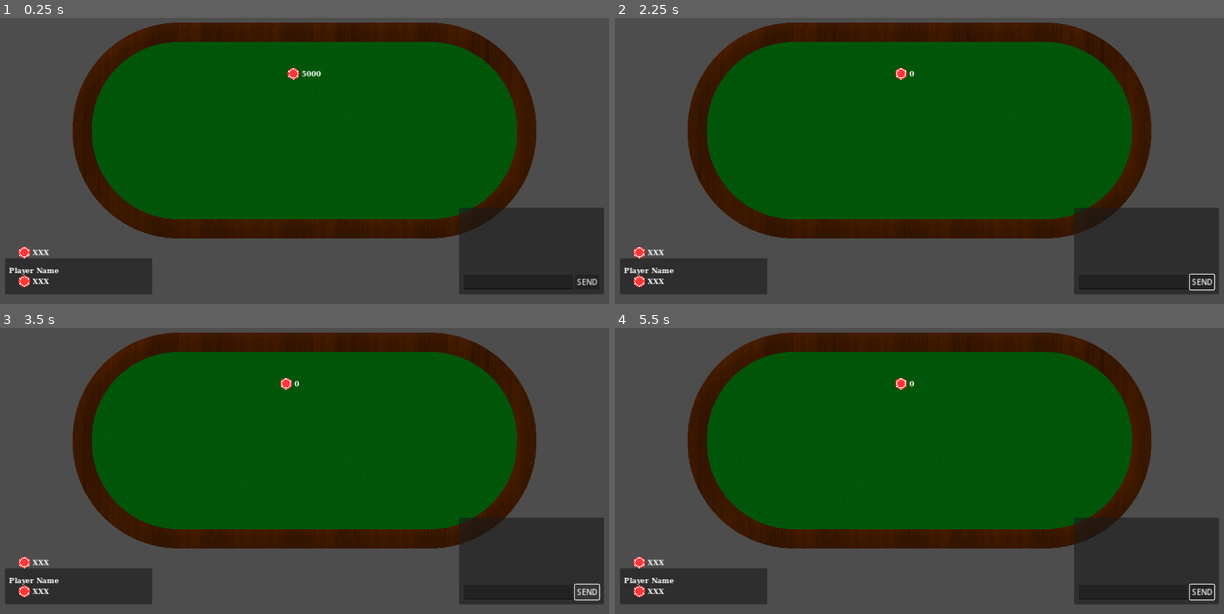
Above: before the commit, frames 1-4 (two rows, left to right).
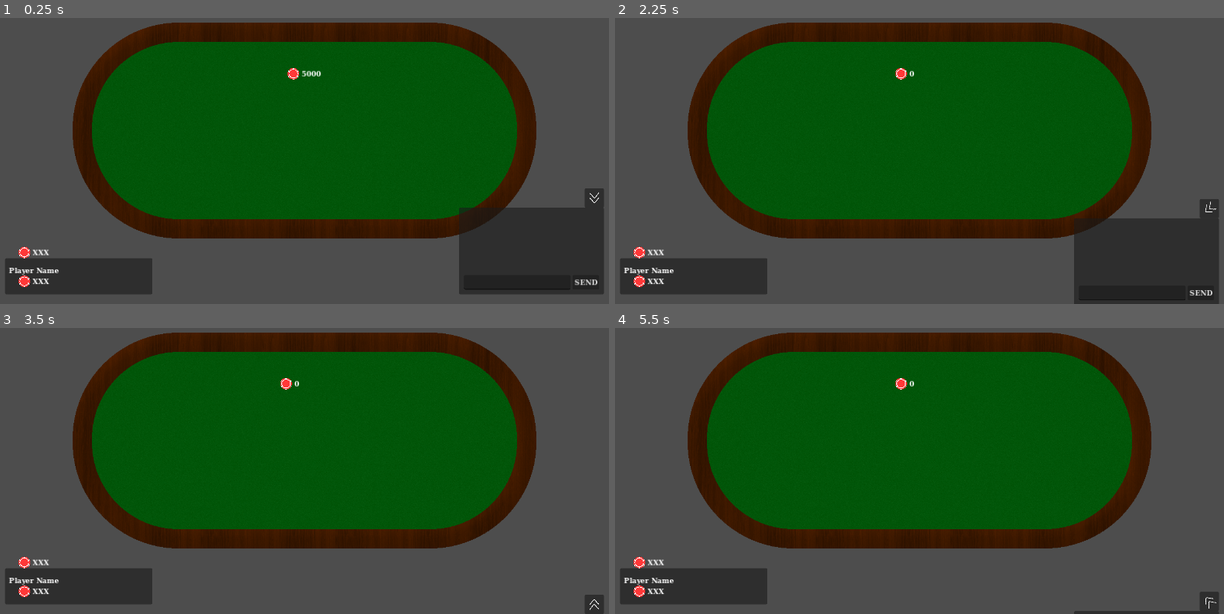
Above: after the commit, the same moments.

Repository: rwilson02/Poker-Party
Game: Godot game, scene res://scenes/Gameplay.tscn
Same seed, same stepped clock (60 frames per second), same inputs: the game is played once before the commit and once after it. This scene is started directly instead of the project's main scene.
Inputs (mouse positions are in pixels of both pictures, inside the frame that each line leads up to):
- Up to frame 1 (0.25 s): no input
- Up to frame 2 (2.25 s): click (1132, 281) at 0.52 s; type "12" at 0.6 s; click "SEND" at 1.25 s; click (1211, 198) at 2.02 s
- Up to frame 3 (3.5 s): click (584, 591) at 2.75 s, where only the run before the commit has a clickable "SEND"
- Up to frame 4 (5.5 s): click (1211, 605) at 3.52 s; click "SEND" at 4.25 s; click (1211, 508) at 5.02 s

The runs differ from the first frame. In frame 1, 0.3% of the frame differs, in the area x 93-100%, y 59-95%; in frame 2, 1.6%; in frame 3, 6.7%; in frame 4, 7.0%, in the area x 75-100%, y 66-100%.
Error in both runs: Invalid access to property or key '1' on a base object of type 'Dictionary'. (res://scripts/netgame.gd:103)

Commit message:
make chat collapsible

Diff:
--- a/scenes/Gameplay.tscn
+++ b/scenes/Gameplay.tscn
@@ -13,6 +13,8 @@
 [ext_resource type="Script" path="res://scripts/ui/menu_manager.gd" id="6_jl3ny"]
 [ext_resource type="AudioStream" uid="uid://b63l3kd6711y2" path="res://audio/sfx/chips shuffle.mp3" id="6_oplt0"]
 [ext_resource type="Script" path="res://scripts/ui/chat.gd" id="9_nl5ow"]
+[ext_resource type="FontFile" uid="uid://15waa33347nr" path="res://theming/DejaVuSerifCondensed-Bold.ttf" id="10_jh3m0"]
+[ext_resource type="Texture2D" uid="uid://dafgvxe851s1m" path="res://textures/double-arrow.png" id="11_bwsl0"]
 [ext_resource type="PackedScene" uid="uid://ct2nwwuqvympr" path="res://scenes/ui/pause_menu.tscn" id="12_d8vuc"]
 
 [sub_resource type="SceneReplicationConfig" id="SceneReplicationConfig_k628p"]
@@ -273,7 +275,29 @@
 
 [node name="Button" type="Button" parent="Display/Chat/MarginContainer/VBoxContainer/HBoxContainer"]
 layout_mode = 2
+theme_override_fonts/font = ExtResource("10_jh3m0")
 text = "SEND"
+
+[node name="Panel" type="Panel" parent="Display/Chat"]
+layout_mode = 1
+anchors_preset = 1
+anchor_left = 1.0
+anchor_right = 1.0
+offset_left = -40.0
+offset_top = -40.0
+grow_horizontal = 0
+
+[node name="TextureButton" type="TextureButton" parent="Display/Chat/Panel"]
+layout_mode = 1
+anchors_preset = 15
+anchor_right = 1.0
+anchor_bottom = 1.0
+grow_horizontal = 2
+grow_vertical = 2
+pivot_offset = Vector2(20, 20)
+texture_normal = ExtResource("11_bwsl0")
+ignore_texture_size = true
+stretch_mode = 0
 
 [node name="MultiplayerSynchronizer" type="MultiplayerSynchronizer" parent="Display"]
 replication_interval = 0.25
--- a/scripts/gameplay/gameplay_display.gd
+++ b/scripts/gameplay/gameplay_display.gd
@@ -17,10 +17,7 @@
 const ICON_SIZE = 40
 
 func _ready():
-#	Netgame.state_updated.connect(update_display)
-#	$MultiplayerSynchronizer.synchronized.connect(please)
 	$MultiplayerSynchronizer.synchronized.connect(update_display)
-#	$MultiplayerSynchronizer.synchronized.connect(chat.scroll_handling)
 
 	if(multiplayer.get_unique_id() == 1):
 		var display_timer = Timer.new()
@@ -29,7 +26,6 @@
 		add_child(display_timer)
 		display_timer.start($MultiplayerSynchronizer.replication_interval)
 
-#@rpc("authority", "call_local", "unreliable", 2)
 func update_display():
 	# Handle scorebug
 	adjust_scorebug()
@@ -38,7 +34,6 @@
 	$PotText.text = CHIP_TEMPLATE % Netgame.game_state.pot
 
 	# Handle community and hole cards
-#	await get_tree().create_timer(0.1).timeout
 	adjust_cards()
 	adjust_comm_holder()
 	if change_icons.get_child_count() != Rules.RULES.CURRENT_CHANGES.size():
--- a/scripts/ui/chat.gd
+++ b/scripts/ui/chat.gd
@@ -12,11 +12,15 @@
 var messages = 0
 var scroll_val = 0.0
 
+var collapsed = false
+var is_moving = false
+
 func _ready():
 	regex = RegEx.new()
 	regex.compile(REGEX_TEMPLATE)
 
 	send_button.pressed.connect(send_chat_message)
+	$Panel/TextureButton.pressed.connect(move)
 
 	chat_scroll = chat.get_v_scroll_bar()
 	chat_scroll.value_changed.connect(func(c): scroll_val = c)
@@ -31,7 +35,8 @@
 		for mtch in matches:
 			if mtch.get_string(1) == "player":
 				var id = int(mtch.get_string(2))
-				final_msg = final_msg.replace(mtch.get_string(), Netgame.players[id].name)
+				if Netgame.players.has(id):
+					final_msg = final_msg.replace(mtch.get_string(), Netgame.players[id].name)
 			elif mtch.get_string(1) == "chat" and mtch.get_start(1) == 0:
 				var id = int(mtch.get_string(2))
 				final_msg = final_msg.replace(mtch.get_string(), Netgame.players[id].name + ": ")
@@ -39,7 +44,7 @@
 
 	var colored_msg = ""
 	if italicize:
-		final_msg = "[i]%s[/i]" % final_msg
+		final_msg = "[i][color=GRAY]%s[/color][/i]" % final_msg
 	elif final_msg.begins_with("%s: " % Netgame.me().name):
 		colored_msg = "[color=LIGHT_BLUE]%s[/color]" % final_msg
 
@@ -72,3 +77,18 @@
 func scroll_handling():
 	if chat_scroll.max_value - (chat_scroll.page + scroll_val) <= 10:
 		chat.scroll_to_line(chat.get_line_count() - 1)
+
+func move():
+	if not is_moving:
+		is_moving = true
+
+		var tween1 = create_tween()
+		tween1.tween_property(self, "position", self.position + Vector2.DOWN * (-200 if collapsed else 200), 0.5)\
+			.set_trans(Tween.TRANS_CUBIC)
+		var tween2 = create_tween()
+		tween2.tween_property($Panel/TextureButton, "rotation", $Panel/TextureButton.rotation + PI, 0.5)
+		await tween1.finished
+
+		$Panel/TextureButton.rotation = fmod($Panel/TextureButton.rotation, TAU)
+		collapsed = not collapsed
+		is_moving = false
Not shown: 1 places in scenes/Gameplay.tscn that only renumber resources
Binary file added: textures/double-arrow.png
Not shown, added: textures/double-arrow.png.import
